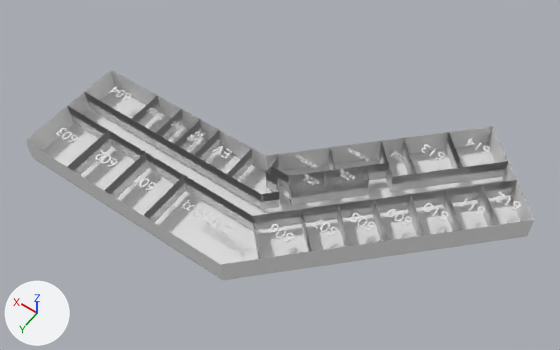
The glTF model app/assets/3d/6floor.glb as it was, and as the next commit left it.
Before and after are seen from a camera (50 mm lens) standing at (-357.0, 470.0, 746.0) and looking at (-19.0, -3.0, 2.0). Lighting does not change. The marker at lower left points along +X, +Y and +Z. Vertices at the same position are counted once.

The first picture shows 'FloorAndWalls_4F', 'InnerWalls_4F', 'Text.008', 'Text.009', 'Text.010', 'Text.011', 'Text.013', 'Text.014', 'Text.015', 'Text.016', 'Text.017', 'Text.018', 'Text.020'.
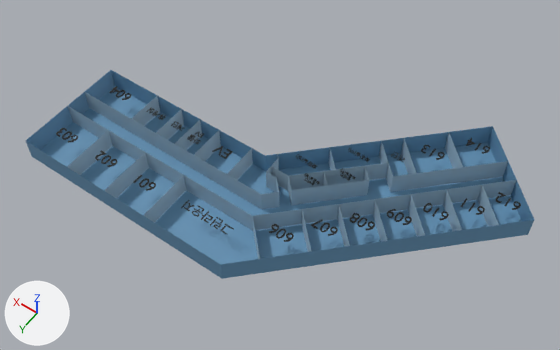
Where the change shows, as pixel boxes [x1, y1, x2, y2] in the pictures (560 x 350 px):
'FloorAndWalls_4F', reshaped
    before: [26, 70, 535, 280]
    after: [26, 70, 535, 279]
'Text.013', recoloured (white to blue)
    both: [181, 200, 234, 234]
'Text.016', recoloured
    both: [350, 213, 375, 230]
'Text.014', recoloured
    both: [269, 224, 294, 242]
'Text.017', recoloured
    both: [387, 209, 412, 225]
'Text.015', recoloured
    both: [311, 220, 338, 236]
'Text.009', recoloured
    both: [95, 150, 118, 167]
'Text.010', recoloured
    both: [56, 128, 78, 143]
'Text.018', recoloured
    both: [423, 203, 449, 220]
'Text.008', recoloured
    both: [133, 175, 156, 191]
'Text.020', recoloured
    both: [496, 192, 521, 210]
'Text.011', recoloured
    both: [109, 86, 131, 100]
part 1 of me_floorandwalls_4f_mesh_018, recoloured (grey to blue)
    both: [26, 70, 535, 279]
part 2 of me_innerwalls_4f_mesh_002, cut back
    both: [67, 92, 516, 259]

What the commit changed:
Material 'Mat_Text' (mat_mat_text) is new.
Its base color is (0.0, 0.0, 0.0) (black #000000).
Material 'Mat_Inner' (mat_mat_inner) is new.
Its base color is (0.35, 0.5, 0.62) (blue #a0bcce).
Material 'Mat_Outer' (mat_mat_outer) is new.
Its base color is (0.13, 0.3, 0.48) (blue #6595b8).
me_floorandwalls_4f_mesh_018 is used by ob_floorandwalls_4f; location (0.0, 0.0, 0.0).
me_floorandwalls_4f_mesh_018 had 32 vertices, 54 faces and spanned x -300.0..250.0, y -200.0..151.0, z -5.0..30.0.
me_floorandwalls_4f_mesh_018 now has 32 vertices, 54 faces and spans x -300.0..250.0, y -200.0..151.0, z -1.0..30.0.
me_floorandwalls_4f_mesh_018 part 1: 54 faces spanning x -300.0..250.0, y -200.0..151.0, z -1.0..30.0 switch from mat_building_gray_002 (white #e7e7e7) to mat_mat_outer (blue #6595b8).
me_innerwalls_4f_mesh_002 is used by ob_innerwalls_4f; location (0.0, 0.0, 0.0).
me_innerwalls_4f_mesh_002 had 168 vertices, 233 faces and spanned x -270.0..250.0, y -160.0..150.0, z 0.0..30.0.
me_innerwalls_4f_mesh_002 no longer uses material mat_building_gray_002 (white #e7e7e7).
me_innerwalls_4f_mesh_002 now has 112 vertices, 68 faces and spans x -270.0..250.0, y -160.0..150.0, z 0.0..30.0.
Part 2, on me_innerwalls_4f_mesh_002:
56 vertices are removed from x -270.0..250.0, y -160.0..150.0, z 15.0.
233 faces are deleted.
68 new faces join them.
me_innerwalls_4f_mesh_002 now uses material mat_mat_inner (blue #a0bcce).
me_text_054 has 442 vertices, 880 faces and spans x -14.1..11.0, y -6.2..7.8, z -0.5..0.5.
me_text_054 now uses material mat_mat_text (black #000000).
me_text_055 has 612 vertices, 1220 faces and spans x -14.1..14.3, y -6.2..7.8, z -0.5..0.5.
me_text_055 now uses material mat_mat_text (black #000000).
me_text_056 has 728 vertices, 1452 faces and spans x -14.1..13.5, y -6.2..7.8, z -0.5..0.5.
me_text_056 now uses material mat_mat_text (black #000000).
me_text_057 has 464 vertices, 928 faces and spans x -14.1..14.4, y -6.2..7.8, z -0.5..0.5.
me_text_057 now uses material mat_mat_text (black #000000).
me_text_059 has 586 vertices, 1128 faces and spans x -33.8..32.6, y -5.7..7.9, z -0.5..0.5.
me_text_059 now uses material mat_mat_text (black #000000).
me_text_060 has 676 vertices, 1352 faces and spans x -14.1..14.3, y -6.2..7.8, z -0.5..0.5.
me_text_060 now uses material mat_mat_text (black #000000).
me_text_061 has 446 vertices, 888 faces and spans x -14.1..14.8, y -6.2..7.8, z -0.5..0.5.
me_text_061 now uses material mat_mat_text (black #000000).
me_text_062 has 818 vertices, 1640 faces and spans x -14.1..14.4, y -6.2..7.8, z -0.5..0.5.
me_text_062 now uses material mat_mat_text (black #000000).
me_text_063 has 700 vertices, 1400 faces and spans x -14.1..14.2, y -6.2..7.8, z -0.5..0.5.
me_text_063 now uses material mat_mat_text (black #000000).
me_text_064 has 442 vertices, 880 faces and spans x -14.1..14.4, y -6.2..7.8, z -0.5..0.5.
me_text_064 now uses material mat_mat_text (black #000000).
me_text_066 has 428 vertices, 848 faces and spans x -14.1..14.3, y -6.2..7.8, z -0.5..0.5.
me_text_066 now uses material mat_mat_text (black #000000).
